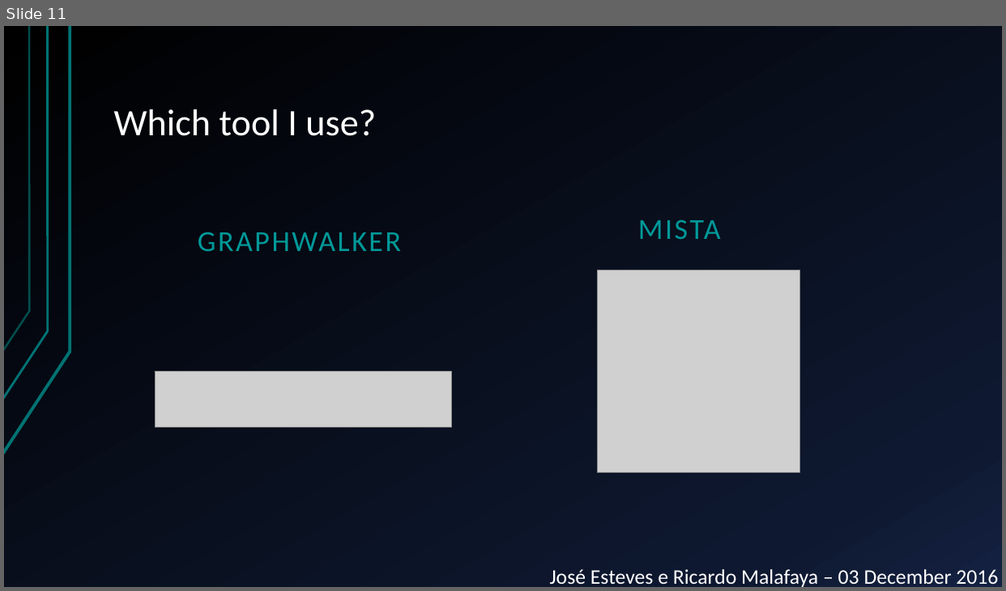
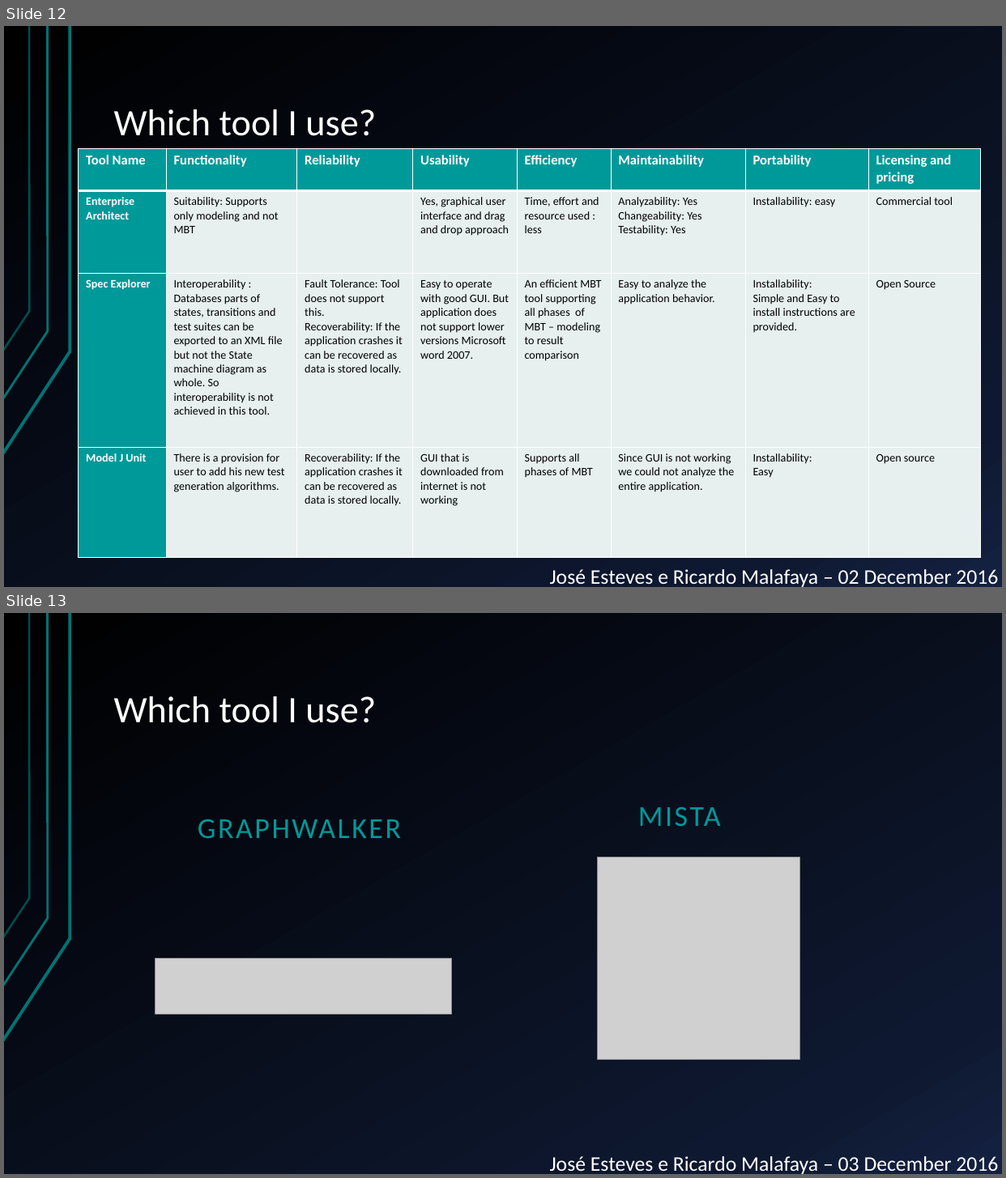
Before and after one commit to JGEsteves89/FEUP-MESW-TVVS-MBT, a slide deck: Presentation.pptx. Shown one above the other, each under a label of ours: slide 11 before the commit, slides 12 and 13 after it. The pictures are 1006x591 and 1006x1178 pixels, drawn with LibreOffice and Linux fonts; fonts in the diff are those of the drawing; grey boxes stand for pictures. Boxes give left, top, right and bottom in pixels: in the first picture for what was removed or moved away, otherwise in the second. Text is boxed around its words. In the diff, an @@ line names an element or a change of style, - is before the commit and + after.

```diff
--- a/Presentation.pptx
+++ b/Presentation.pptx
@@ slide 12 added at bbox=[4, 26, 1002, 587], background gradient #000000 to #0F1931 to #142242; not listed: 3 template elements that a slide beside it also shows @@
@@ title added at bbox=[114, 109, 376, 136], 36 pt, text #FFFFFF @@
+Which tool I use?
@@ table added at bbox=[79, 149, 980, 557], 4 rows, 8 columns @@
+Tool Name | Functionality | Reliability | Usability | Efficiency | Maintainability | Portability | Licensing and pricing
+Enterprise Architect | Suitability: Supports only modeling and not MBT |  | Yes, graphical user interface and drag and drop approach | Time, effort and resource used : less | Analyzability: Yes / Changeability: Yes / Testability: Yes | Installability: easy | Commercial tool
+Spec Explorer | Interoperability : / Databases parts of states, transitions and test suites can be exported to an XML file but not the State machine diagram as whole. So interoperability is not achieved in this tool. | Fault Tolerance: Tool does not support this. / Recoverability: If the application crashes it can be recovered as data is stored locally. | Easy to operate with good GUI. But application does not support lower versions Microsoft word 2007. | An efficient MBT tool supporting all phases of MBT – modeling to result comparison | Easy to analyze the application behavior. | Installability: / Simple and Easy to install instructions are provided. | Open Source
+Model J Unit | There is a provision for user to add his new test generation algorithms. | Recoverability: If the application crashes it can be recovered as data is stored locally. | GUI that is downloaded from internet is not working | Supports all phases of MBT | Since GUI is not working we could not analyze the entire application. | Installability: / Easy | Open source
@@ text added at bbox=[550, 570, 998, 587], 20 pt, text #FFFFFF @@
+José Esteves e Ricardo Malafaya – 02 December 2016
@@ what was slide 11 is now slide 13 @@
```
Also in this commit, not shown: 11 slides changed, 5 other slides added, 1 other file.
